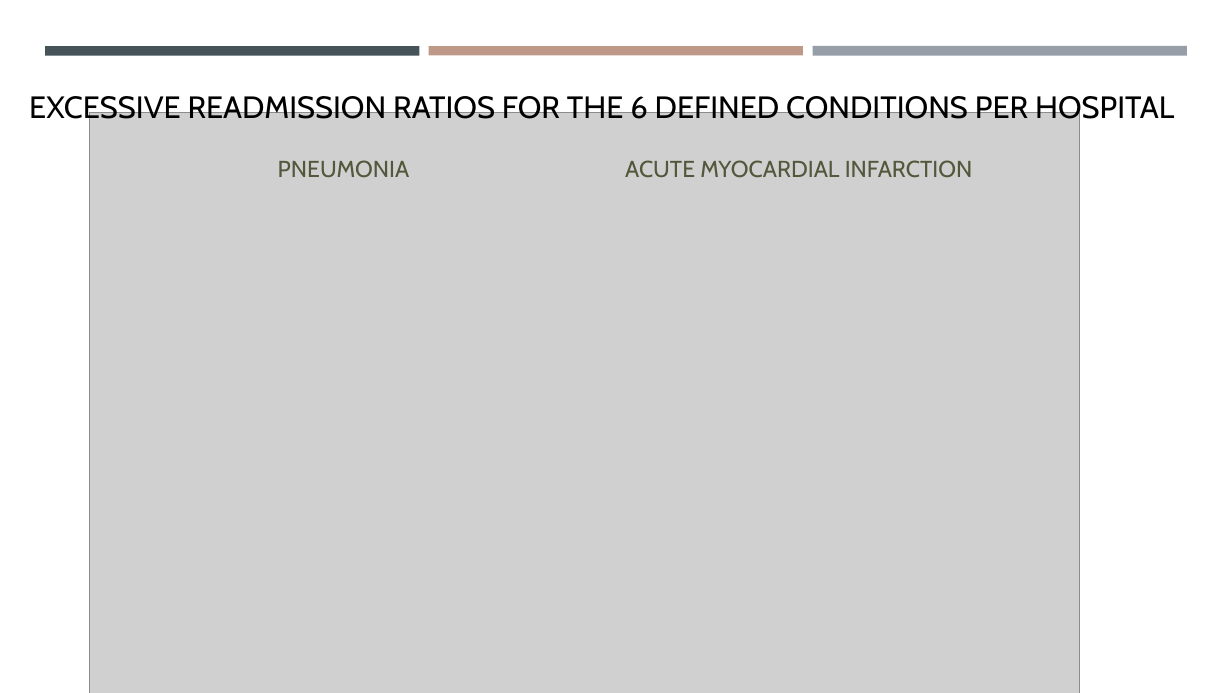
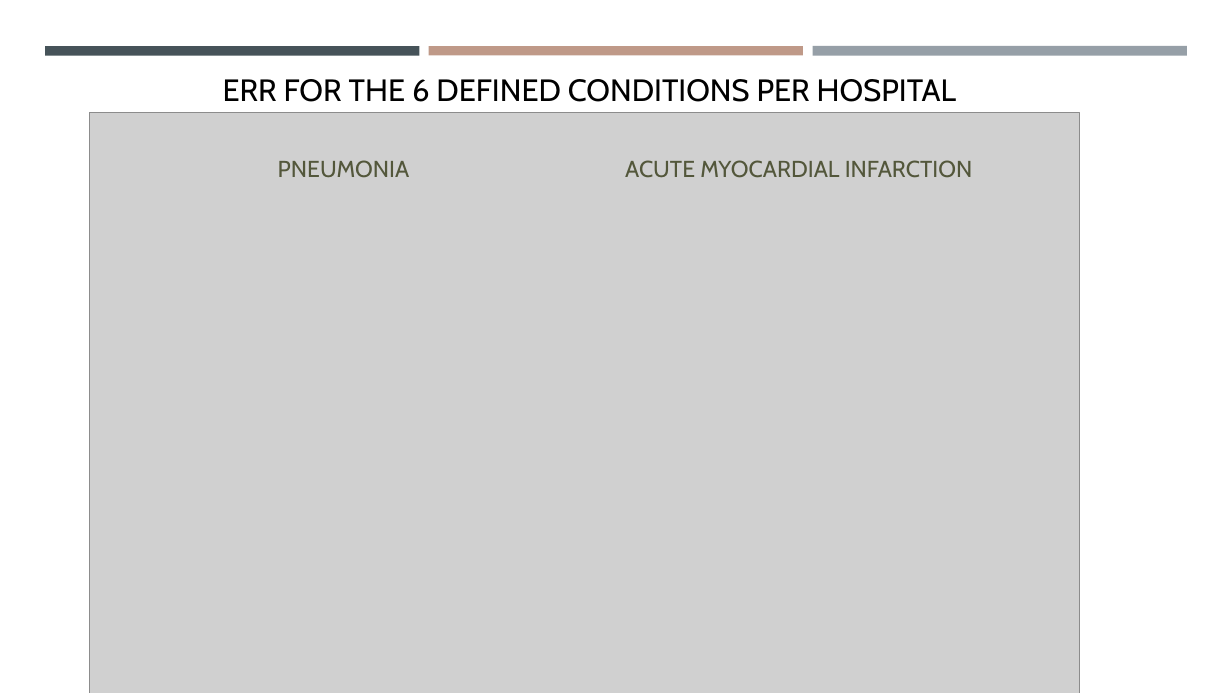
Before and after one commit to tammscaley73/CAPSTONE_SDoH-Impact-on-Hospital-Readmissions, a slide deck: slide 8 of The Impact of Social Determinants of Health on [Autosaved].pptm (slide 6 before the commit). Drawn at 1232x693 pixels with LibreOffice and Linux fonts; fonts in the diff are those of the drawing; grey boxes stand for pictures. Boxes give left, top, right and bottom in pixels: in the first picture for what was removed or moved away, otherwise in the second. Text is boxed around its words. In the diff, an @@ line names an element or a change of style, - is before the commit and + after.

```diff
--- a/The Impact of Social Determinants of Health on [Autosaved].pptm
+++ b/The Impact of Social Determinants of Health on [Autosaved].pptm
@@ text at [223, 79, 956, 102]: text changed @@
-EXCESSIVE READMISSION RATIOS FOR THE 6 DEFINED CONDITIONS PER HOSPITAL
+ERR FOR THE 6 DEFINED CONDITIONS PER HOSPITAL
```
Also in this commit, not shown: 6 other slides changed, 12 slides added.
